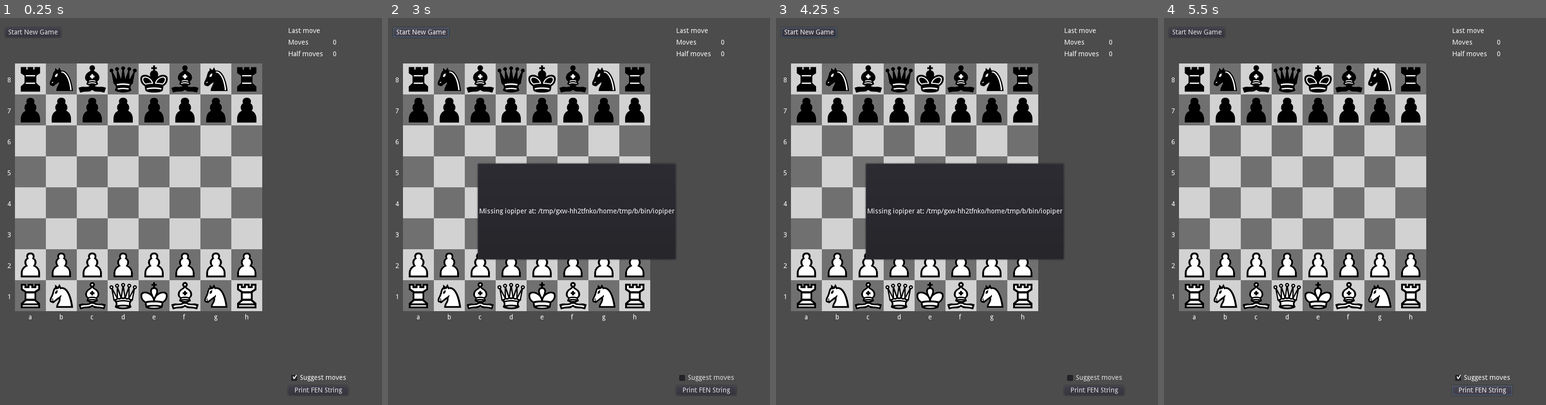
Above: before the commit, frames 1-4 (left to right).
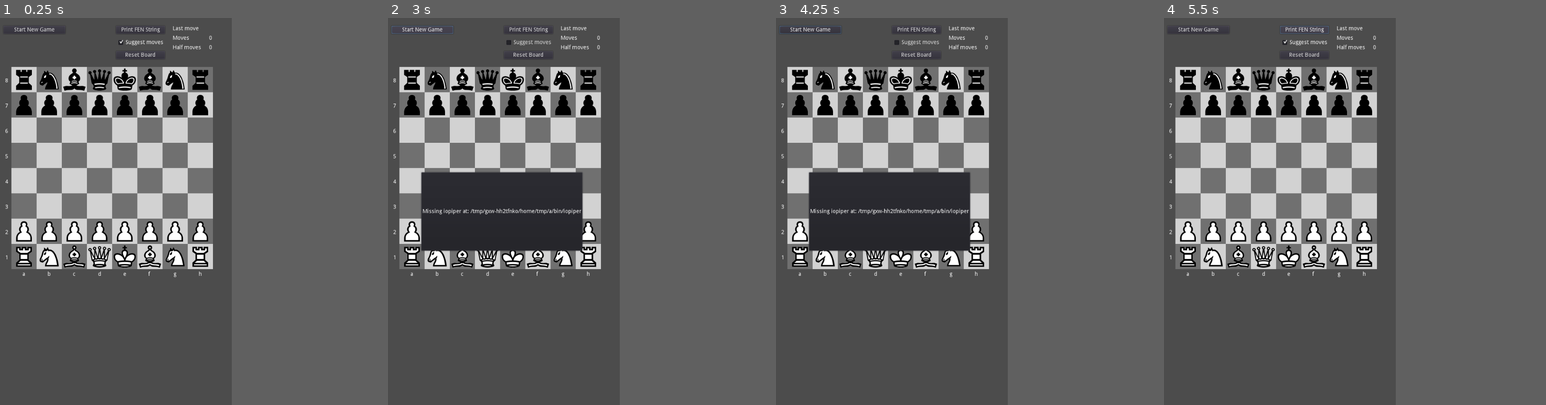
Above: after the commit, the same moments.

Repository: andrew-wilkes/godot-chess
Game: Godot game, scene res://Main.tscn
The game is run twice, just before and just after one commit, with the same random seed, the same clock (stepped at 60 frames per second) and the same inputs.
Inputs (mouse positions are in pixels of both pictures, inside the frame that each line leads up to):
- Up to frame 1 (0.25 s): no input
- Up to frame 2 (3 s): click "Suggest moves" at 0.5 s; click "Print FEN String" at 1.25 s; click (621, 56) at 2 s, where only the run after the commit has a clickable "Reset Board"; click "Start New Game" at 2.75 s
- Up to frame 3 (4.25 s): click "Start New Game" at 3.5 s
- Up to frame 4 (5.5 s): click "Suggest moves" at 4.25 s; click "Print FEN String" at 5 s
In our replay, the window is 800x800 before the commit and 489x800 after it. These sizes can differ from the game's own. Grey fills any space a smaller window leaves; there, only what the larger window draws over its background counts as a difference.

The runs differ from the first frame. In frame 1, 32% of the frame differs, in the area x 1-91%, y 2-98%; in frame 2, 34%, in the area x 0-91%, y 2-98%; in frame 3, 34%; in frame 4, 32%.

Commit message:
Show taken pieces

Diff:
--- a/src/Board.gd
+++ b/src/Board.gd
@@ -5,6 +5,7 @@
 signal moved
 signal halfmove
 signal fullmove
+signal taken
 
 export var square_width = 64 # pixels (same as chess piece images)
 export(Color) var white # Square color
@@ -181,19 +182,18 @@
 
 func clear_board():
 	for i in 64:
-		take_piece(grid[i])
+		take_piece(grid[i], false)
 	cleared = true
 
 
-func take_piece(p: Piece):
+func take_piece(p: Piece, emit = true):
 	if p == null:
 		return
-	print("Taken ", p.key)
 	p.obj.get_parent().remove_child(p.obj)
-	p.obj.queue_free()
 	grid[p.pos.x + 8 * p.pos.y] = null
-	p.queue_free()
 	set_halfmoves(0)
+	if emit:
+		emit_signal("taken", p)
 
 
 func set_halfmoves(n):
--- a/src/Main.gd
+++ b/src/Main.gd
@@ -18,8 +18,17 @@
 	board.connect("unclicked", self, "piece_unclicked")
 	board.connect("moved", self, "mouse_moved")
 	board.get_node("Grid").connect("mouse_exited", self, "mouse_entered")
+	board.connect("taken", self, "stow_taken_piece")
 	engine = $Engine
 	ponder()
+	var c = ColorRect.new()
+	c.color = Color.green
+	c.rect_min_size = Vector2(64, 64)
+	"""
+	for n in 16:
+		$VBox/WhitePieces.add_child(c.duplicate())
+		$VBox/BlackPieces.add_child(c.duplicate())
+	"""
 
 
 func handle_state(event, msg = ""):
@@ -38,9 +47,7 @@
 				NEW_GAME:
 					board.halfmoves = 0
 					board.fullmoves = 0
-					if !board.cleared:
-						board.clear_board()
-						board.setup_pieces()
+					reset_board()
 					if engine.server_pid > 0:
 						engine.send_packet("ucinewgame")
 						engine.send_packet("isready")
@@ -101,8 +108,18 @@
 					print("Engine won")
 
 
+func stow_taken_piece(p: Piece):
+	var tex = TextureRect.new()
+	tex.texture = p.obj.texture
+	if p.side == "B":
+		$VBox/BlackPieces.add_child(tex)
+	else:
+		$VBox/WhitePieces.add_child(tex)
+	p.queue_free()
+
+
 func show_last_move(move):
-	$HBox/Side/Grid/LastMove.text = move
+	$VBox/HBox/Grid/LastMove.text = move
 
 
 func get_best_move(s: String):
@@ -127,10 +144,10 @@
 # So we display this move to the player in the UI or hide the UI elements
 func ponder(move = ""):
 	if move == "":
-		$HBox/VBox/Ponder.modulate.a = 0
+		$VBox/HBox/VBox/Ponder.modulate.a = 0
 	elif show_suggested_move:
-		$HBox/VBox/Ponder.modulate.a = 1.0
-		$HBox/VBox/Ponder/Move.text = move
+		$VBox/HBox/VBox/Ponder.modulate.a = 1.0
+		$VBox/HBox/VBox/Ponder/Move.text = move
 
 
 func move_engine_piece(move: String):
@@ -270,8 +287,22 @@
 
 
 func _on_Board_fullmove(n):
-	$HBox/Side/Grid/Moves.text = String(n)
+	$VBox/HBox/Grid/Moves.text = String(n)
 
 
 func _on_Board_halfmove(n):
-	$HBox/Side/Grid/HalfMoves.text = String(n)
+	$VBox/HBox/Grid/HalfMoves.text = String(n)
+
+
+func reset_board():
+	if !board.cleared:
+		board.clear_board()
+		board.setup_pieces()
+	for node in $VBox/WhitePieces.get_children():
+		node.queue_free()
+	for node in $VBox/BlackPieces.get_children():
+		node.queue_free()
+
+
+func _on_Reset_button_down():
+	reset_board()
--- a/src/Main.tscn
+++ b/src/Main.tscn
@@ -17,128 +17,150 @@
 "_edit_use_anchors_": false
 }
 
-[node name="HBox" type="HBoxContainer" parent="."]
+[node name="VBox" type="VBoxContainer" parent="."]
 margin_left = 20.0
 margin_top = 20.0
-margin_right = 780.0
-margin_bottom = 780.0
-size_flags_horizontal = 3
-__meta__ = {
-"_edit_use_anchors_": false
-}
-
-[node name="VBox" type="VBoxContainer" parent="HBox"]
-margin_right = 300.0
-margin_bottom = 760.0
+margin_right = 580.0
+margin_bottom = 960.0
 custom_constants/separation = 20
 
-[node name="HBox" type="HBoxContainer" parent="HBox/VBox"]
-margin_right = 300.0
-margin_bottom = 20.0
+[node name="HBox" type="HBoxContainer" parent="VBox"]
+margin_right = 560.0
+margin_bottom = 84.0
 custom_constants/separation = 20
 
-[node name="Start" type="Button" parent="HBox/VBox/HBox"]
-margin_right = 115.0
+[node name="VBox" type="VBoxContainer" parent="VBox/HBox"]
+margin_right = 157.0
+margin_bottom = 84.0
+custom_constants/separation = 20
+
+[node name="Start" type="Button" parent="VBox/HBox/VBox"]
+margin_right = 157.0
 margin_bottom = 20.0
 text = "Start New Game"
 
-[node name="Ponder" type="HBoxContainer" parent="HBox/VBox"]
+[node name="Ponder" type="HBoxContainer" parent="VBox/HBox/VBox"]
 margin_top = 40.0
-margin_right = 300.0
+margin_right = 157.0
 margin_bottom = 54.0
 custom_constants/separation = 20
 
-[node name="Label" type="Label" parent="HBox/VBox/Ponder"]
+[node name="Label" type="Label" parent="VBox/HBox/VBox/Ponder"]
 margin_right = 105.0
 margin_bottom = 14.0
 text = "Move to ponder:"
 
-[node name="Move" type="Label" parent="HBox/VBox/Ponder"]
+[node name="Move" type="Label" parent="VBox/HBox/VBox/Ponder"]
 margin_left = 125.0
 margin_right = 157.0
 margin_bottom = 14.0
 text = "e6e5"
 
-[node name="Board" parent="HBox/VBox" instance=ExtResource( 1 )]
-anchor_right = 0.0
-anchor_bottom = 0.0
-margin_top = 74.0
-margin_right = 300.0
-margin_bottom = 374.0
-rect_min_size = Vector2( 300, 300 )
+[node name="Spacer" type="Control" parent="VBox/HBox"]
+margin_left = 177.0
+margin_right = 266.0
+margin_bottom = 84.0
+size_flags_horizontal = 3
 
-[node name="Side" type="VBoxContainer" parent="HBox"]
-margin_left = 304.0
-margin_right = 428.0
-margin_bottom = 760.0
+[node name="Options" type="VBoxContainer" parent="VBox/HBox"]
+margin_left = 286.0
+margin_right = 410.0
+margin_bottom = 84.0
+custom_constants/separation = 10
 
-[node name="Grid" type="GridContainer" parent="HBox/Side"]
+[node name="Fen" type="Button" parent="VBox/HBox/Options"]
 margin_right = 124.0
-margin_bottom = 62.0
+margin_bottom = 20.0
+text = "Print FEN String"
+
+[node name="CheckBox" type="CheckBox" parent="VBox/HBox/Options"]
+margin_top = 30.0
+margin_right = 124.0
+margin_bottom = 54.0
+pressed = true
+text = "Suggest moves"
+
+[node name="Reset" type="Button" parent="VBox/HBox/Options"]
+margin_top = 64.0
+margin_right = 124.0
+margin_bottom = 84.0
+text = "Reset Board"
+
+[node name="Grid" type="GridContainer" parent="VBox/HBox"]
+margin_left = 430.0
+margin_right = 560.0
+margin_bottom = 84.0
 custom_constants/vseparation = 10
 custom_constants/hseparation = 20
 columns = 2
 
-[node name="Label" type="Label" parent="HBox/Side/Grid"]
+[node name="Label" type="Label" parent="VBox/HBox/Grid"]
 margin_right = 72.0
 margin_bottom = 14.0
 text = "Last move"
 
-[node name="LastMove" type="Label" parent="HBox/Side/Grid"]
+[node name="LastMove" type="Label" parent="VBox/HBox/Grid"]
 margin_left = 92.0
-margin_right = 92.0
+margin_right = 130.0
 margin_bottom = 14.0
+rect_min_size = Vector2( 38, 0 )
 
-[node name="Label3" type="Label" parent="HBox/Side/Grid"]
+[node name="Label3" type="Label" parent="VBox/HBox/Grid"]
 margin_top = 24.0
 margin_right = 72.0
 margin_bottom = 38.0
 text = "Moves"
 
-[node name="Moves" type="Label" parent="HBox/Side/Grid"]
+[node name="Moves" type="Label" parent="VBox/HBox/Grid"]
 margin_left = 92.0
 margin_top = 24.0
-margin_right = 92.0
+margin_right = 130.0
 margin_bottom = 38.0
 
-[node name="Label5" type="Label" parent="HBox/Side/Grid"]
+[node name="Label5" type="Label" parent="VBox/HBox/Grid"]
 margin_top = 48.0
 margin_right = 72.0
 margin_bottom = 62.0
 text = "Half moves"
 
-[node name="HalfMoves" type="Label" parent="HBox/Side/Grid"]
+[node name="HalfMoves" type="Label" parent="VBox/HBox/Grid"]
 margin_left = 92.0
 margin_top = 48.0
-margin_right = 92.0
+margin_right = 130.0
 margin_bottom = 62.0
 
-[node name="WhitePieces" type="GridContainer" parent="HBox/Side"]
-margin_top = 66.0
-margin_right = 124.0
-margin_bottom = 385.0
+[node name="Board" parent="VBox" instance=ExtResource( 1 )]
+anchor_right = 0.0
+anchor_bottom = 0.0
+margin_top = 104.0
+margin_right = 560.0
+margin_bottom = 404.0
+rect_min_size = Vector2( 300, 300 )
+custom_constants/margin_right = 20
+
+[node name="Spacer" type="Control" parent="VBox"]
+margin_top = 424.0
+margin_right = 560.0
+margin_bottom = 434.0
+rect_min_size = Vector2( 0, 10 )
+
+[node name="BlackPieces" type="GridContainer" parent="VBox"]
+margin_top = 454.0
+margin_right = 560.0
+margin_bottom = 687.0
 size_flags_vertical = 3
-columns = 4
+custom_constants/vseparation = 5
+custom_constants/hseparation = 5
+columns = 8
 
-[node name="BlackPieces" type="GridContainer" parent="HBox/Side"]
-margin_top = 389.0
-margin_right = 124.0
-margin_bottom = 708.0
+[node name="WhitePieces" type="GridContainer" parent="VBox"]
+margin_top = 707.0
+margin_right = 560.0
+margin_bottom = 940.0
 size_flags_vertical = 3
-columns = 4
-
-[node name="CheckBox" type="CheckBox" parent="HBox/Side"]
-margin_top = 712.0
-margin_right = 124.0
-margin_bottom = 736.0
-pressed = true
-text = "Suggest moves"
-
-[node name="Fen" type="Button" parent="HBox/Side"]
-margin_top = 740.0
-margin_right = 124.0
-margin_bottom = 760.0
-text = "Print FEN String"
+custom_constants/vseparation = 5
+custom_constants/hseparation = 5
+columns = 8
 
 [node name="Engine" parent="." instance=ExtResource( 4 )]
 
@@ -152,9 +174,10 @@
 margin_bottom = 220.0
 size_flags_horizontal = 5
 size_flags_vertical = 5
-[connection signal="button_down" from="HBox/VBox/HBox/Start" to="." method="_on_Start_button_down"]
-[connection signal="fullmove" from="HBox/VBox/Board" to="." method="_on_Board_fullmove"]
-[connection signal="halfmove" from="HBox/VBox/Board" to="." method="_on_Board_halfmove"]
-[connection signal="toggled" from="HBox/Side/CheckBox" to="." method="_on_CheckBox_toggled"]
-[connection signal="button_down" from="HBox/Side/Fen" to="." method="_on_Fen_button_down"]
+[connection signal="button_down" from="VBox/HBox/VBox/Start" to="." method="_on_Start_button_down"]
+[connection signal="button_down" from="VBox/HBox/Options/Fen" to="." method="_on_Fen_button_down"]
+[connection signal="toggled" from="VBox/HBox/Options/CheckBox" to="." method="_on_CheckBox_toggled"]
+[connection signal="button_down" from="VBox/HBox/Options/Reset" to="." method="_on_Reset_button_down"]
+[connection signal="fullmove" from="VBox/Board" to="." method="_on_Board_fullmove"]
+[connection signal="halfmove" from="VBox/Board" to="." method="_on_Board_halfmove"]
 [connection signal="done" from="Engine" to="." method="_on_Engine_done"]
--- a/src/project.godot
+++ b/src/project.godot
@@ -34,8 +34,8 @@
 
 [display]
 
-window/size/width=800
-window/size/height=800
+window/size/width=600
+window/size/height=980
 
 [rendering]
 
